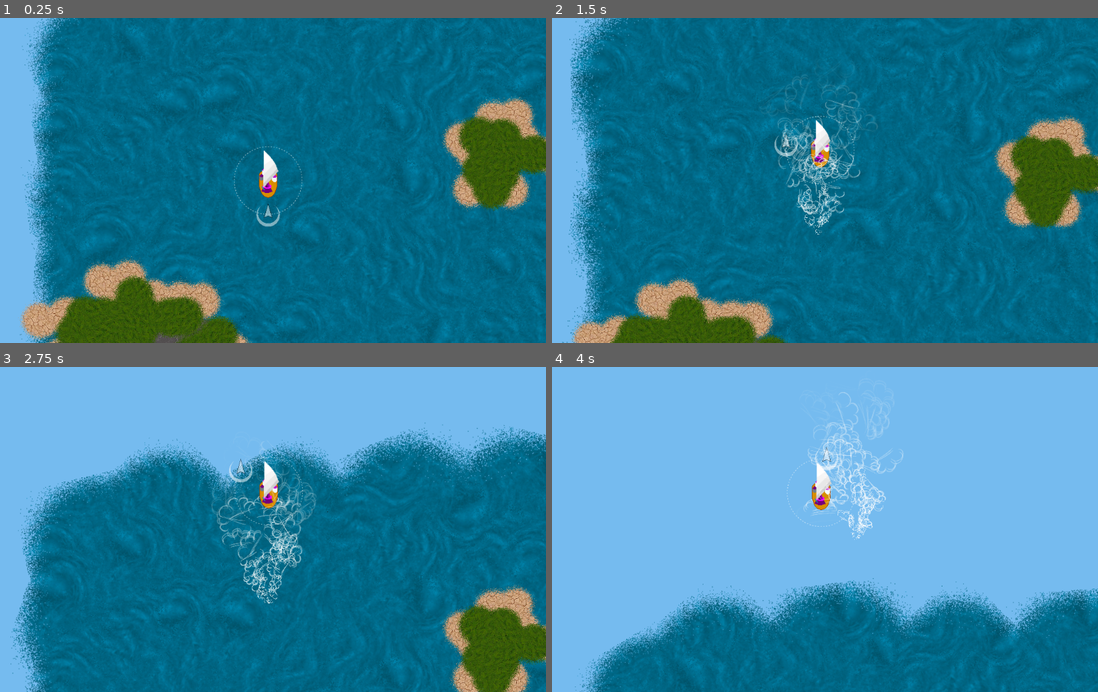
Above: before the commit, frames 1-4 (two rows, left to right).
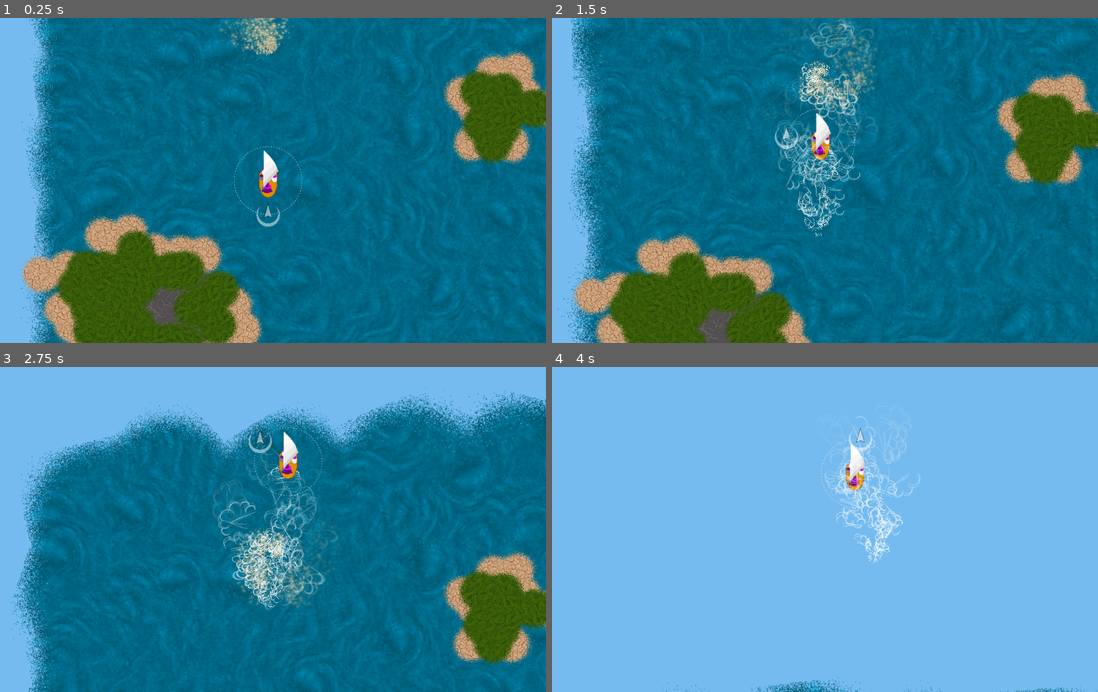
Above: after the commit, the same moments.

Repository: derhannesb/mergicians
Game: Godot game, scene res://scenes/main.tscn
The game is run twice, just before and just after one commit, with the same random seed, the same clock (stepped at 60 frames per second) and the same inputs.
Inputs:
- Up to frame 1 (0.25 s): no input
- Up to frame 2 (1.5 s): hold D (right) 0.53-1.28 s; hold Space (action) 0.53-1.28 s; hold A (left) from 1.28 s (still down); tap Space (action) at 1.35 s
- Up to frame 3 (2.75 s): release A (left) at 2.03 s; hold D (right) from 2.03 s (still down); hold Space (action) from 2.03 s (still down)
- Up to frame 4 (4 s): release Space (action) at 2.78 s; tap Space (action) at 2.85 s; release D (right) at 3.53 s; hold A (left) from 3.53 s (still down); hold Space (action) from 3.53 s (still down)

The runs differ from the first frame. In frame 1, 22% of the frame differs, in the area x 3-100%, y 0-100%; in frame 2, 25%; in frame 3, 27%; in frame 4, 27%, in the area x 4-100%, y 7-100%.

Commit message:
add storm vortex

Diff:
--- a/scenes/Ship.tscn
+++ b/scenes/Ship.tscn
@@ -82,7 +82,7 @@
 
 position = Vector2( 299.754, 213.451 )
 input_pickable = false
-collision_layer = 1
+collision_layer = 3
 collision_mask = 1
 mode = 0
 mass = 1.0
@@ -100,6 +100,7 @@
 angular_velocity = 0.0
 angular_damp = -1.0
 script = ExtResource( 1 )
+_sections_unfolded = [ "Collision" ]
 
 [node name="Camera2D" type="Camera2D" parent="." index="0"]
 
--- /dev/null
+++ b/scenes/Storm.gd
@@ -0,0 +1,21 @@
+extends Node2D
+
+var trapped = Array()
+
+func _ready():
+	pass
+
+func _physics_process(delta):
+	for body in trapped:
+		var position_difference = global_position - body.global_position
+		var normalized_difference = position_difference.normalized()
+		var distance = body.global_position.distance_to(global_position)
+		body.apply_impulse(Vector2(0,0), normalized_difference*(180-distance ))
+
+func _on_Area2D_body_entered(body):
+	var distance = body.global_position.distance_to(global_position)
+	print(distance)
+	trapped.push_front(body)
+
+func _on_Area2D_body_exited(body):
+	trapped.remove(trapped.find(body))
--- a/scenes/Storm.tscn
+++ b/scenes/Storm.tscn
@@ -1,7 +1,8 @@
-[gd_scene load_steps=9 format=2]
+[gd_scene load_steps=11 format=2]
 
-[ext_resource path="res://gfx/cloud-medium.png" type="Texture" id=1]
-[ext_resource path="res://gfx/cloud-shape1.png" type="Texture" id=2]
+[ext_resource path="res://scenes/Storm.gd" type="Script" id=1]
+[ext_resource path="res://gfx/cloud-medium.png" type="Texture" id=2]
+[ext_resource path="res://gfx/cloud-shape1.png" type="Texture" id=3]
 
 [sub_resource type="Gradient" id=1]
 
@@ -83,16 +84,30 @@
 "times": PoolRealArray( 0, 1, 2 ),
 "transitions": PoolRealArray( 1, 1, 1 ),
 "update": 0,
-"values": [ 0.0, 180.0, 360.0 ]
+"values": [ 0.0, 180.0, 359.0 ]
 }
 
-[node name="Wind" type="Node2D"]
+[sub_resource type="CircleShape2D" id=7]
+
+custom_solver_bias = 0.0
+radius = 150.0
+
+[node name="Storm" type="Node2D" groups=[
+"storm",
+]]
 
 position = Vector2( 71.375, 97.5222 )
-rotation = 3.49882
+rotation = 4.10463
+script = ExtResource( 1 )
 _sections_unfolded = [ "Transform" ]
 
-[node name="Particles2D" type="Particles2D" parent="." index="0"]
+[node name="Graphics" type="Node2D" parent="." index="0"]
+
+editor/display_folded = true
+rotation = 3.10261
+_sections_unfolded = [ "Transform" ]
+
+[node name="Particles2D" type="Particles2D" parent="Graphics" index="0"]
 
 emitting = true
 amount = 64
@@ -108,13 +123,13 @@
 local_coords = false
 draw_order = 0
 process_material = SubResource( 5 )
-texture = ExtResource( 1 )
+texture = ExtResource( 2 )
 normal_map = null
 h_frames = 1
 v_frames = 1
 _sections_unfolded = [ "Drawing", "Material", "Process Material", "Textures", "Time" ]
 
-[node name="Particles2D2" type="Particles2D" parent="." index="1"]
+[node name="Particles2D2" type="Particles2D" parent="Graphics" index="1"]
 
 emitting = true
 amount = 32
@@ -130,19 +145,40 @@
 local_coords = false
 draw_order = 0
 process_material = SubResource( 5 )
-texture = ExtResource( 2 )
+texture = ExtResource( 3 )
 normal_map = null
 h_frames = 1
 v_frames = 1
 _sections_unfolded = [ "Drawing", "Material", "Process Material", "Textures", "Transform" ]
 
-[node name="AnimationPlayer" type="AnimationPlayer" parent="." index="2"]
+[node name="AnimationPlayer" type="AnimationPlayer" parent="Graphics" index="2"]
 
 root_node = NodePath("..")
 autoplay = "Rotation"
 playback_process_mode = 1
 playback_default_blend_time = 0.0
-playback_speed = 0.5
+playback_speed = 2.0
 anims/Rotation = SubResource( 6 )
 blend_times = [  ]
 _sections_unfolded = [ "Playback Options" ]
+
+[node name="Area2D" type="Area2D" parent="." index="1"]
+
+input_pickable = true
+gravity_vec = Vector2( 0, 1 )
+gravity = 98.0
+linear_damp = 0.1
+angular_damp = 1.0
+collision_layer = 2
+collision_mask = 2
+audio_bus_override = false
+audio_bus_name = "Master"
+_sections_unfolded = [ "Collision" ]
+
+[node name="CollisionShape2D" type="CollisionShape2D" parent="Area2D" index="0"]
+
+shape = SubResource( 7 )
+
+[connection signal="body_entered" from="Area2D" to="." method="_on_Area2D_body_entered"]
+
+[connection signal="body_exited" from="Area2D" to="." method="_on_Area2D_body_exited"]
--- a/scenes/main.tscn
+++ b/scenes/main.tscn
@@ -1,7 +1,8 @@
-[gd_scene load_steps=3 format=2]
+[gd_scene load_steps=4 format=2]
 
 [ext_resource path="res://scenes/Terrain.gd" type="Script" id=1]
 [ext_resource path="res://scenes/Ship.tscn" type="PackedScene" id=2]
+[ext_resource path="res://scenes/Storm.tscn" type="PackedScene" id=3]
 
 [node name="World" type="Node2D" index="0"]
 
@@ -10,3 +11,9 @@
 script = ExtResource( 1 )
 
 [node name="Ship" parent="." index="1" instance=ExtResource( 2 )]
+
+position = Vector2( 297.948, 298.349 )
+
+[node name="Wind" parent="." index="2" instance=ExtResource( 3 )]
+
+position = Vector2( 304.394, 65.008 )
